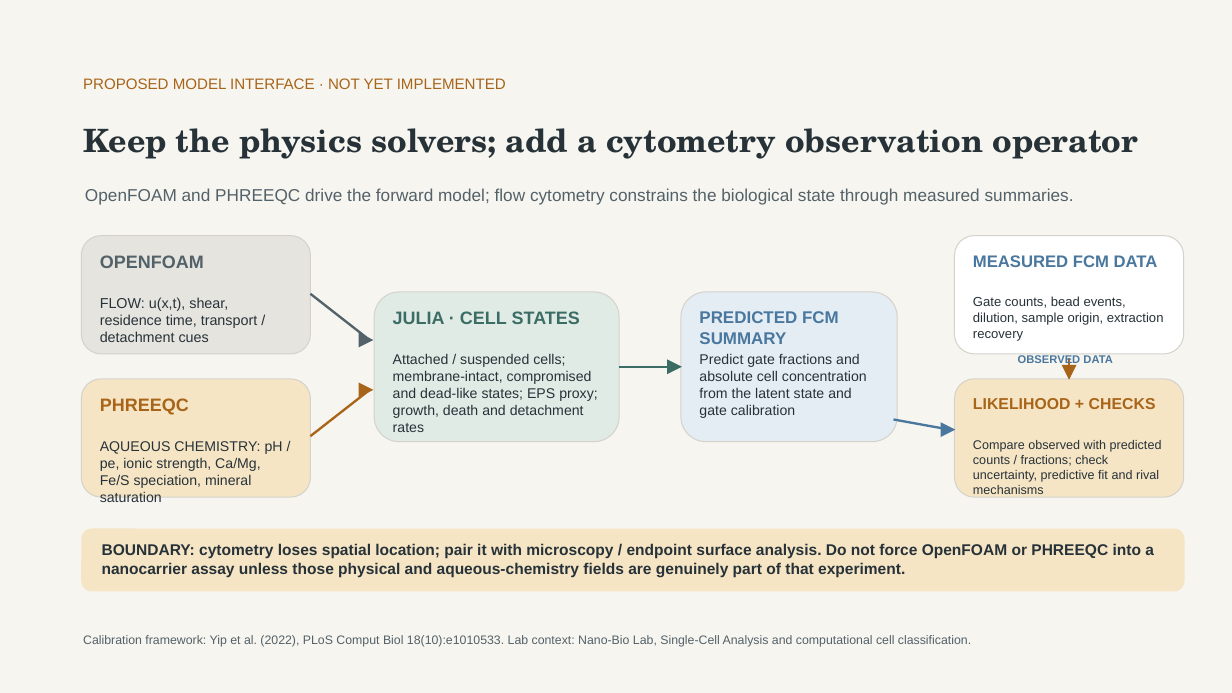
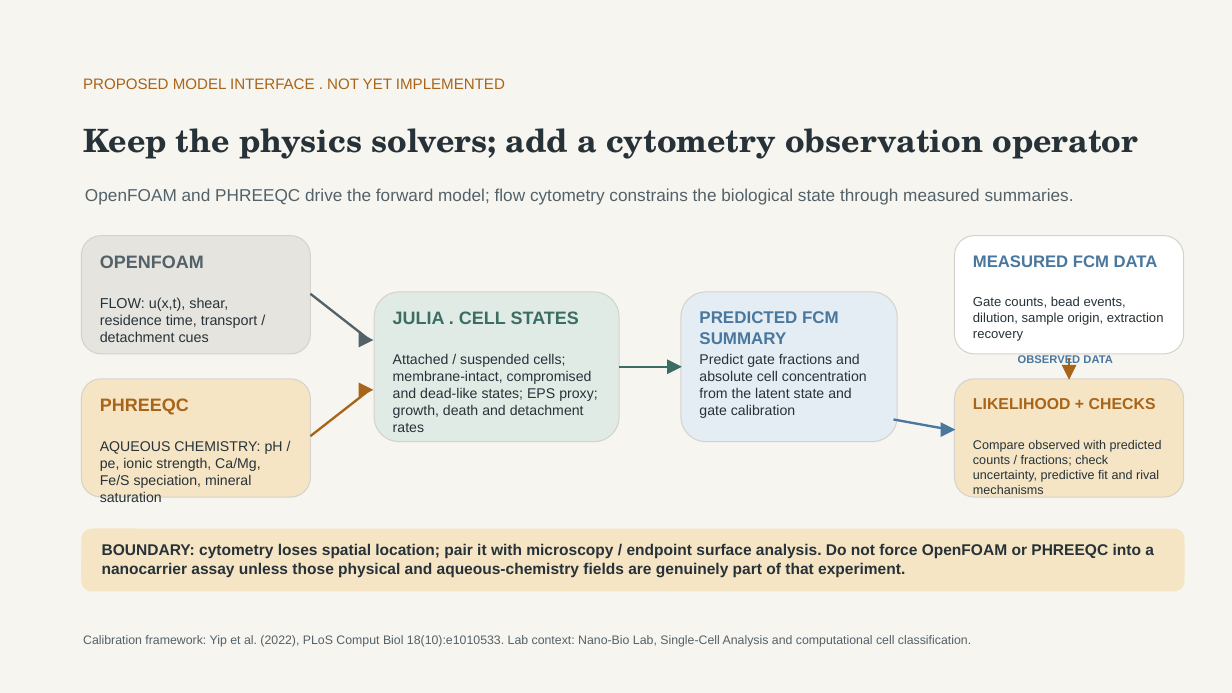
Before and after one commit to aurascoper/flow-cytometry-model-bridge, a slide deck: slide 22 of presentations/Clay_Microbes_Metal_22slides_Flow_Cytometry_Addendum.pptx. Drawn at 1232x693 pixels with LibreOffice and Linux fonts; fonts in the diff are those of the drawing. Boxes give left, top, right and bottom in pixels: in the first picture for what was removed or moved away, otherwise in the second. Text is boxed around its words. In the diff, an @@ line names an element or a change of style, - is before the commit and + after.

```diff
--- a/presentations/Clay_Microbes_Metal_22slides_Flow_Cytometry_Addendum.pptx
+++ b/presentations/Clay_Microbes_Metal_22slides_Flow_Cytometry_Addendum.pptx
@@ text at [83, 78, 505, 89]: text changed @@
-PROPOSED MODEL INTERFACE · NOT YET IMPLEMENTED
+PROPOSED MODEL INTERFACE . NOT YET IMPLEMENTED
@@ text at [393, 311, 579, 324]: text changed @@
-JULIA · CELL STATES
+JULIA . CELL STATES
```
Also in this commit, not shown: 14 other slides changed, 35 other files.
